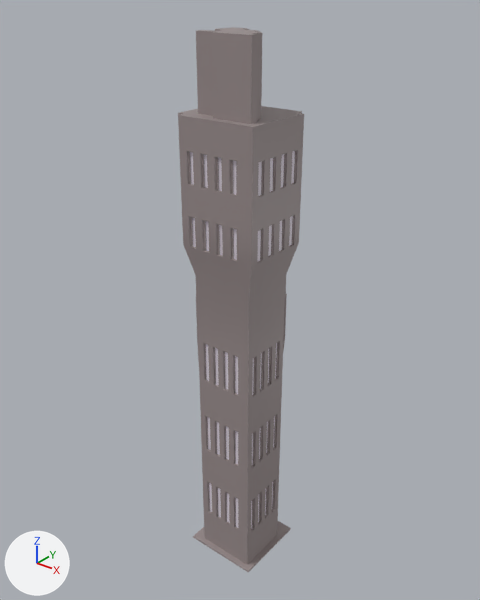
Renders of the FBX model Assets/Models/venezia_tower.fbx from each side of a commit.
Rendered twice from a 50 mm camera at (1071.0, -1351.0, 1729.0) aimed at (-27.0, 21.0, 878.0). Arrows for +X, +Y and +Z are at lower left; the lights stay in place. Where no turn or scale is listed for an object, it has been applied to the vertices. Vertices at the same position are counted once.
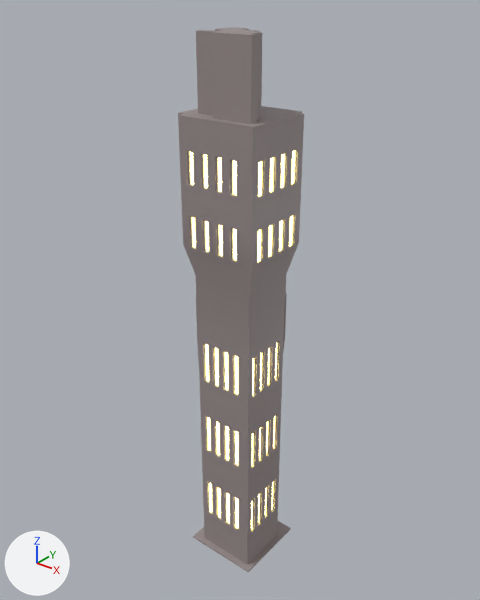
What differs and where, as boxes [x1, y1, x2, y2] in the pictures (480 x 600 px):
part 1 of me_cube_001, recoloured: [190, 151, 295, 529] in both

What changed in the scene script:
```text
Add mat_material:
    mat_material = principled_material('Material')
    mat_material.base_color = (0.8, 0.8, 0.8)  # white #e7e7e7
    mat_material.emission_color = (1.0, 0.9, 0.208)  # yellow #fff37e
    mat_material.emission_strength = 10.0
Change me_cube_001:
    where me_cube_001.from_pydata(...)  # 2646 vertices, 2644 faces; spans x -129.0..129.0, y -126.0..120.0, z -3.0..1614.0
    used by ob_cube; location = (0.0, 0.0, 0.0)
    me_cube_001 part 1: all 80 faces that had it switch from mat_material_001 (white #e4dae7) to mat_material (white #e7e7e7)
```
